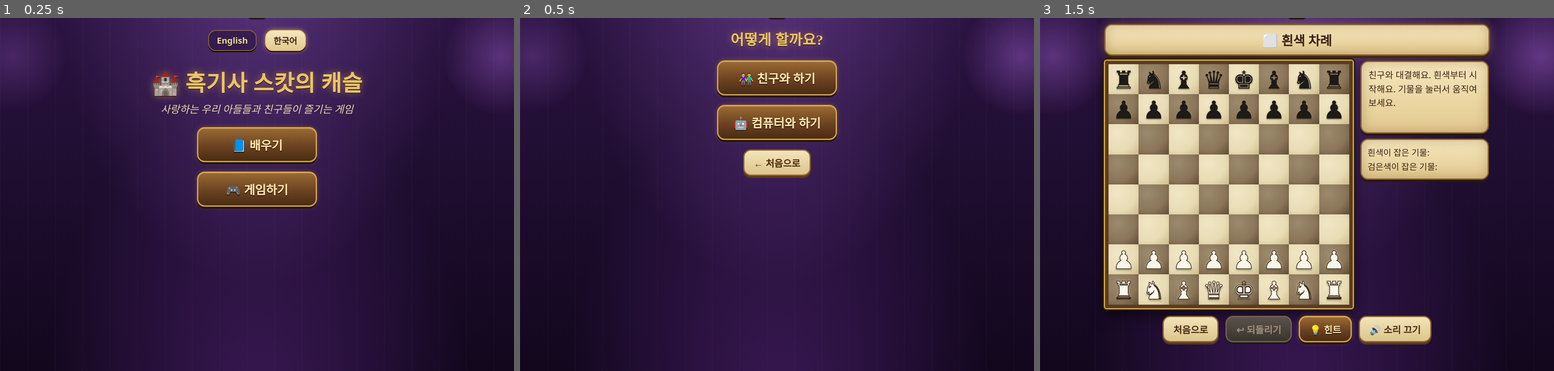
Above: before the commit, frames 1-3 (left to right).
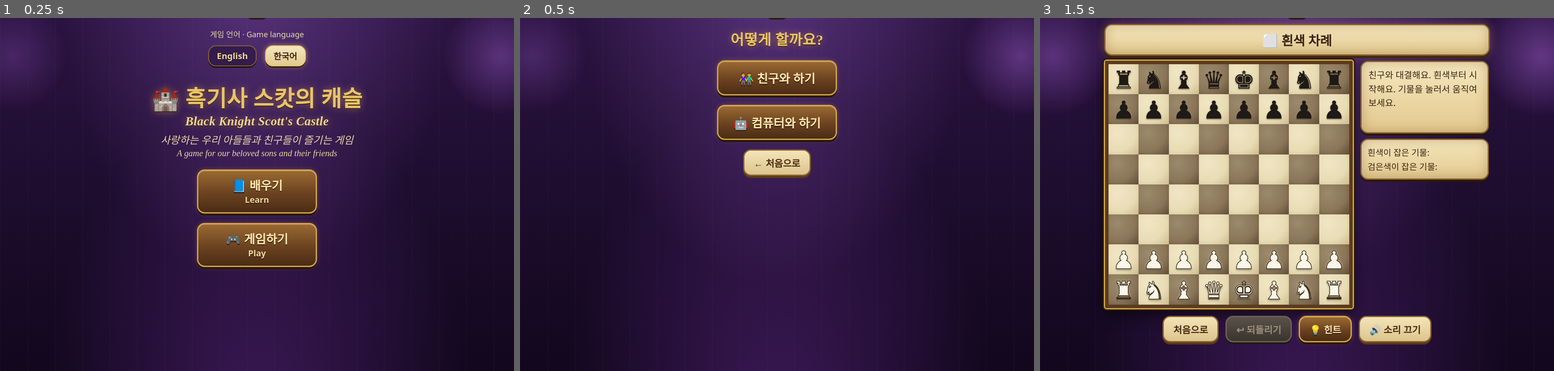
Above: after the commit, the same moments.

Repository: morabian7-ux/scotts-castle-chess
Game: browser game, page index.html
Same seed, same stepped clock (60 frames per second), same inputs: the game is played once before the commit and once after it.
Inputs:
- Up to frame 1 (0.25 s): no input
- Up to frame 2 (0.5 s): click "🎮 게임하기" (after the commit: "🎮 게임하기 Play") at 0.27 s
- Up to frame 3 (1.5 s): click "👫 친구와 하기" at 1.27 s

The runs differ from the first frame. In frame 1, 12% of the frame differs, in the area x 29-71%, y 2-72%; in frame 2, nothing differs; in frame 3, nothing differs.

Commit message:
첫 화면을 한국어와 영어로 함께 표시
- 제목, 소제목, 배우기/게임하기 버튼에 한국어와 영어를 같이 보여 줌
- 언어 버튼 위에 "게임 언어 · Game language" 안내 추가

Co-Authored-By: Claude Opus 5.5 <noreply@anthropic.com>

Diff:
--- a/index.html
+++ b/index.html
@@ -220,6 +220,14 @@
   .captured .pc.black { color: #1e1a18; }
   .captured .pc.white { color: #fbf6e9; }
   #confetti { z-index: 40; }
+
+  /* 첫 화면: 한국어 + 영어 함께 */
+  #home .en { display: block; margin-top: 4px; }
+  #home h1 .en { font-size: .55em; font-style: italic; color: #f0d898; }
+  #home .sub .en { font-size: .85em; }
+  #home button.bi { display: flex; flex-direction: column; align-items: center; justify-content: center; line-height: 1.2; }
+  #home button.bi .en { font-size: .7em; font-weight: 600; opacity: .9; }
+  .langLabel { margin: 10px 0 0; font-size: 18px; color: #e9d7a8; }
 
   /* 언어 고르기 버튼 */
   .langRow { display: flex; justify-content: center; gap: 8px; margin-top: 8px; }
@@ -276,15 +284,17 @@
 <!-- 1. 시작 화면 -->
 <!-- 화면 글자는 data-i18n 이름표로 한국어/영어가 바뀌어요 -->
 <section id="home" class="screen active">
+  <!-- 첫 화면은 언제나 한국어와 영어를 함께 보여 줘요. 아래 버튼은 게임 안의 언어를 골라요. -->
+  <p class="langLabel">게임 언어 · Game language</p>
   <div class="langRow">
     <button class="lang" data-lang="en">English</button>
     <button class="lang" data-lang="ko">한국어</button>
   </div>
-  <h1 data-i18n="h1">🏰 흑기사 스캇의 캐슬</h1>
-  <p class="sub" data-i18n="sub">사랑하는 우리 아들들과 친구들이 즐기는 게임</p>
+  <h1>🏰 흑기사 스캇의 캐슬<span class="en">Black Knight Scott's Castle</span></h1>
+  <p class="sub">사랑하는 우리 아들들과 친구들이 즐기는 게임<span class="en">A game for our beloved sons and their friends</span></p>
   <div class="menu">
-    <button class="big" id="btnLearn" data-i18n="learn">📘 배우기</button>
-    <button class="big" id="btnPlay" data-i18n="play">🎮 게임하기</button>
+    <button class="big bi" id="btnLearn">📘 배우기<span class="en">Learn</span></button>
+    <button class="big bi" id="btnPlay">🎮 게임하기<span class="en">Play</span></button>
   </div>
 </section>
 
